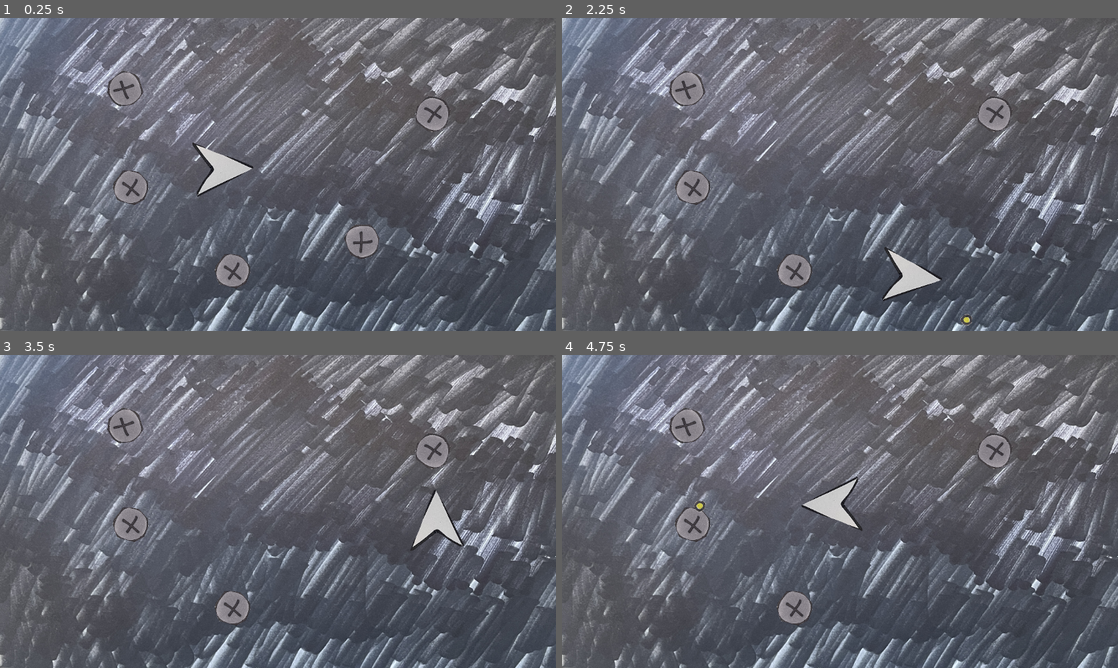
Above: before the commit, frames 1-4 (two rows, left to right).
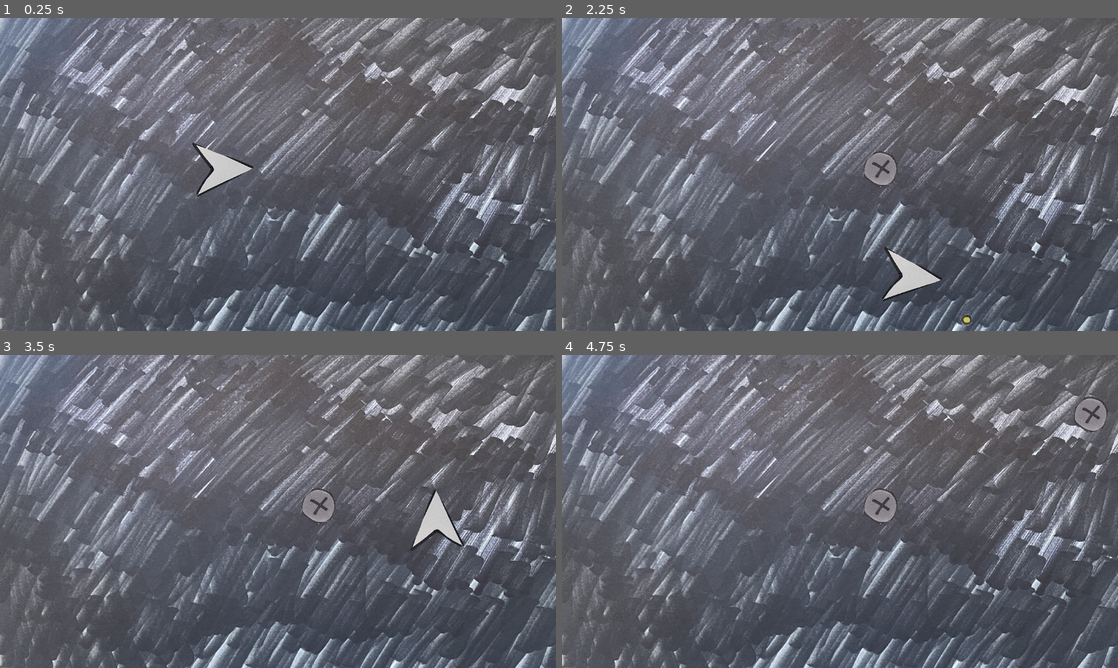
Above: after the commit, the same moments.

Repository: kd90301/asteroids-clone
Game: Godot game, scene res://scenes/main.tscn
Same seed, same stepped clock (60 frames per second), same inputs: the game is played once before the commit and once after it.
Inputs:
- Up to frame 1 (0.25 s): no input
- Up to frame 2 (2.25 s): tap Enter at 0.5 s; hold D (move_right) 0.53-1.28 s; tap Space (shoot) at 0.6, 1.35, 2.1 s; hold S (move_down) 1.28-2.03 s; hold D (move_right) from 2.03 s (still down)
- Up to frame 3 (3.5 s): release D (move_right) at 2.78 s; hold W (move_up) from 2.78 s (still down); tap Space (shoot) at 2.85 s
- Up to frame 4 (4.75 s): release W (move_up) at 3.53 s; hold A (move_left) from 3.53 s (still down); tap Space (shoot) at 3.6, 4.35 s

The runs differ from the first frame. In frame 1, 2.2% of the frame differs, in the area x 19-81%, y 16-87%; in frame 2, 2.2%; in frame 3, 2.2%; in frame 4, 3.4%, in the area x 19-99%, y 13-87%.

Commit message:
Add enemy spawner
Spawns enemy scenes at random inside viewport - final version will spawn enemies outside screen and move them toward the player

Diff:
--- a/asteroids-clone/scenes/bullet.tscn
+++ b/asteroids-clone/scenes/bullet.tscn
@@ -1,6 +1,6 @@
 [gd_scene load_steps=4 format=3 uid="uid://tu8e5wscxdxl"]
 
-[ext_resource type="Script" path="res://scenes/bullet.gd" id="1_ic6cw"]
+[ext_resource type="Script" path="res://scripts/bullet.gd" id="1_ic6cw"]
 [ext_resource type="Texture2D" uid="uid://jmes7s47ye3t" path="res://assets/bullet.png" id="1_jq22o"]
 
 [sub_resource type="CircleShape2D" id="CircleShape2D_ccbgx"]
--- a/asteroids-clone/scenes/enemy.tscn
+++ b/asteroids-clone/scenes/enemy.tscn
@@ -1,7 +1,7 @@
 [gd_scene load_steps=4 format=3 uid="uid://fh0yveehtfc6"]
 
 [ext_resource type="Texture2D" uid="uid://kbimsc31ttf4" path="res://assets/enemy.png" id="1_05dqc"]
-[ext_resource type="Script" path="res://scenes/enemy.gd" id="1_kfokl"]
+[ext_resource type="Script" path="res://scripts/enemy.gd" id="1_kfokl"]
 
 [sub_resource type="CircleShape2D" id="CircleShape2D_3cjpy"]
 radius = 1.0185
--- /dev/null
+++ b/asteroids-clone/scenes/enemy_spawner.tscn
@@ -0,0 +1,10 @@
+[gd_scene load_steps=2 format=3 uid="uid://blk4h2tribvm"]
+
+[ext_resource type="Script" path="res://scripts/enemy_spawner.gd" id="1_yonbj"]
+
+[node name="EnemySpawner" type="Node2D"]
+script = ExtResource("1_yonbj")
+
+[node name="Timer" type="Timer" parent="."]
+wait_time = 2.0
+autostart = true
--- a/asteroids-clone/scenes/main.tscn
+++ b/asteroids-clone/scenes/main.tscn
@@ -2,7 +2,7 @@
 
 [ext_resource type="Texture2D" uid="uid://bes1al520kc64" path="res://assets/background.JPG" id="1_dxk8c"]
 [ext_resource type="PackedScene" uid="uid://d1lxkpo6a2rr" path="res://scenes/player.tscn" id="2_sx2cb"]
-[ext_resource type="PackedScene" uid="uid://fh0yveehtfc6" path="res://scenes/enemy.tscn" id="3_xkbvs"]
+[ext_resource type="PackedScene" uid="uid://blk4h2tribvm" path="res://scenes/enemy_spawner.tscn" id="3_37l8n"]
 
 [node name="main" type="Node2D"]
 
@@ -17,21 +17,4 @@
 [node name="player" parent="." instance=ExtResource("2_sx2cb")]
 position = Vector2(453, 311)
 
-[node name="enemy" parent="." instance=ExtResource("3_xkbvs")]
-position = Vector2(896, 201)
-
-[node name="enemy1" parent="." instance=ExtResource("3_xkbvs")]
-position = Vector2(261, 146)
-rotation = -2.49445
-
-[node name="enemy2" parent="." instance=ExtResource("3_xkbvs")]
-position = Vector2(750, 460)
-rotation = -3.76943
-
-[node name="enemy3" parent="." instance=ExtResource("3_xkbvs")]
-position = Vector2(480, 523)
-rotation = -4.69748
-
-[node name="enemy4" parent="." instance=ExtResource("3_xkbvs")]
-position = Vector2(269, 350)
-rotation = -4.69748
+[node name="EnemySpawner" parent="." instance=ExtResource("3_37l8n")]
--- a/asteroids-clone/scenes/player.tscn
+++ b/asteroids-clone/scenes/player.tscn
@@ -1,6 +1,6 @@
 [gd_scene load_steps=4 format=3 uid="uid://d1lxkpo6a2rr"]
 
-[ext_resource type="Script" path="res://scenes/player.gd" id="1_2u4am"]
+[ext_resource type="Script" path="res://scripts/player.gd" id="1_2u4am"]
 [ext_resource type="Texture2D" uid="uid://c6icfaok8th7" path="res://assets/player-ship.png" id="1_xjt63"]
 
 [sub_resource type="CircleShape2D" id="CircleShape2D_rcvfx"]
--- /dev/null
+++ b/asteroids-clone/scripts/enemy_spawner.gd
@@ -0,0 +1,15 @@
+extends Node2D
+
+var enemy = preload("res://scenes/enemy.tscn")
+
+func _ready() -> void:
+	get_node("Timer").timeout.connect(on_timer_timeout)
+
+func on_timer_timeout() -> void:
+	var enemy_instance := enemy.instantiate()
+	add_child(enemy_instance)
+	var viewport_size := get_viewport_rect().size
+	var random_position := Vector2(0, 0)
+	random_position.x = randf_range(0, viewport_size.x)
+	random_position.y = randf_range(0, viewport_size.y)
+	enemy_instance.position = random_position
Renamed: asteroids-clone/scenes/bullet.gd -> asteroids-clone/scripts/bullet.gd
Renamed: asteroids-clone/scenes/enemy.gd -> asteroids-clone/scripts/enemy.gd
Renamed: asteroids-clone/scenes/player.gd -> asteroids-clone/scripts/player.gd
